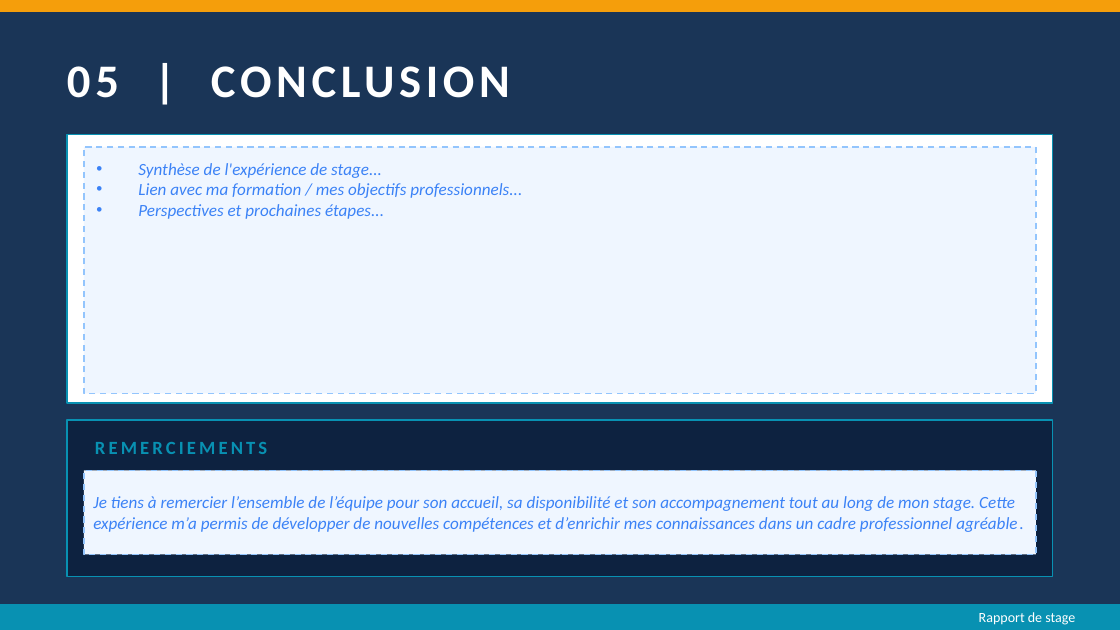
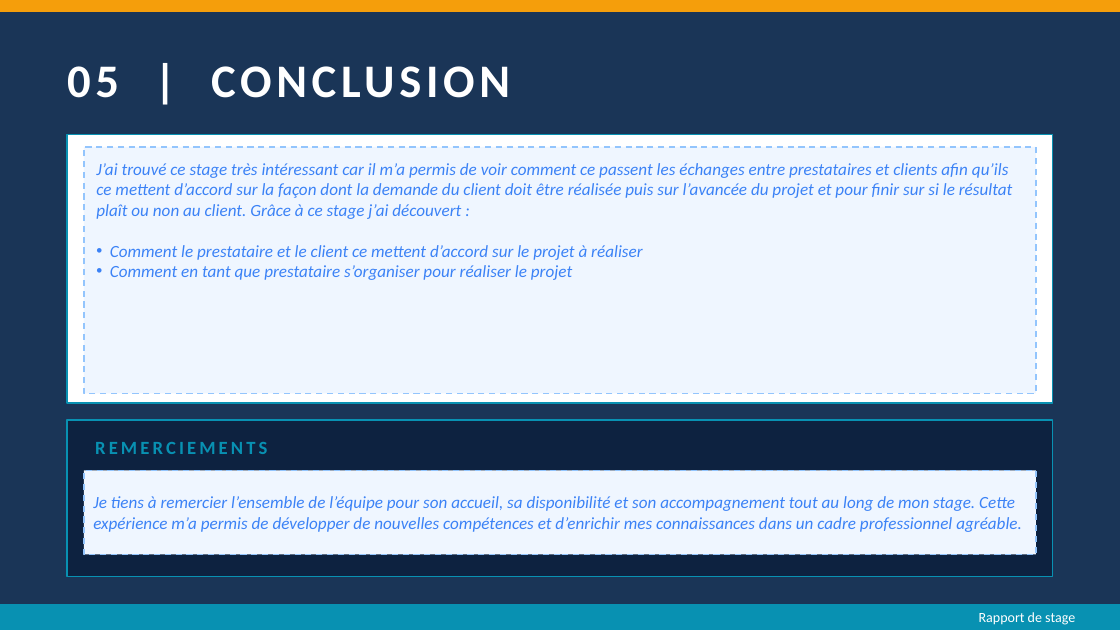
Before and after one commit to joeycareme-droid/porfolio-joey, a slide deck: slide 7 of Stage_APYNOW.pptx. Drawn at 1120x630 pixels with LibreOffice and Linux fonts; fonts in the diff are those of the drawing. Boxes give left, top, right and bottom in pixels: in the first picture for what was removed or moved away, otherwise in the second. Text is boxed around its words. In the diff, an @@ line names an element or a change of style, - is before the commit and + after.

```diff
--- a/Stage_APYNOW.pptx
+++ b/Stage_APYNOW.pptx
@@ text added at <box>96,163,1012,280</box>, 11 pt, text #3B82F6, italic @@
+J’ai trouvé ce stage très intéressant car il m’a permis de voir comment ce passent les échanges entre prestataires et clients afin qu’ils ce mettent d’accord sur la façon dont la demande du client doit être réalisée puis sur l’avancée du projet et pour finir sur si le résultat plaît ou non au client. Grâce à ce stage j’ai découvert :
+• Comment le prestataire et le client ce mettent d’accord sur le projet à réaliser
+• Comment en tant que prestataire s’organiser pour réaliser le projet
@@ text removed at <box>138,163,522,219</box> @@
-• Synthèse de l'expérience de stage...
-• Lien avec ma formation / mes objectifs professionnels...
-• Perspectives et prochaines étapes...
@@ text "Je tiens à remercier l’ensemble ..." rewrapped from <box>93,496,1017,532</box> to <box>93,496,1022,532</box> @@
```
Also in this commit, not shown: 6 other slides changed.
